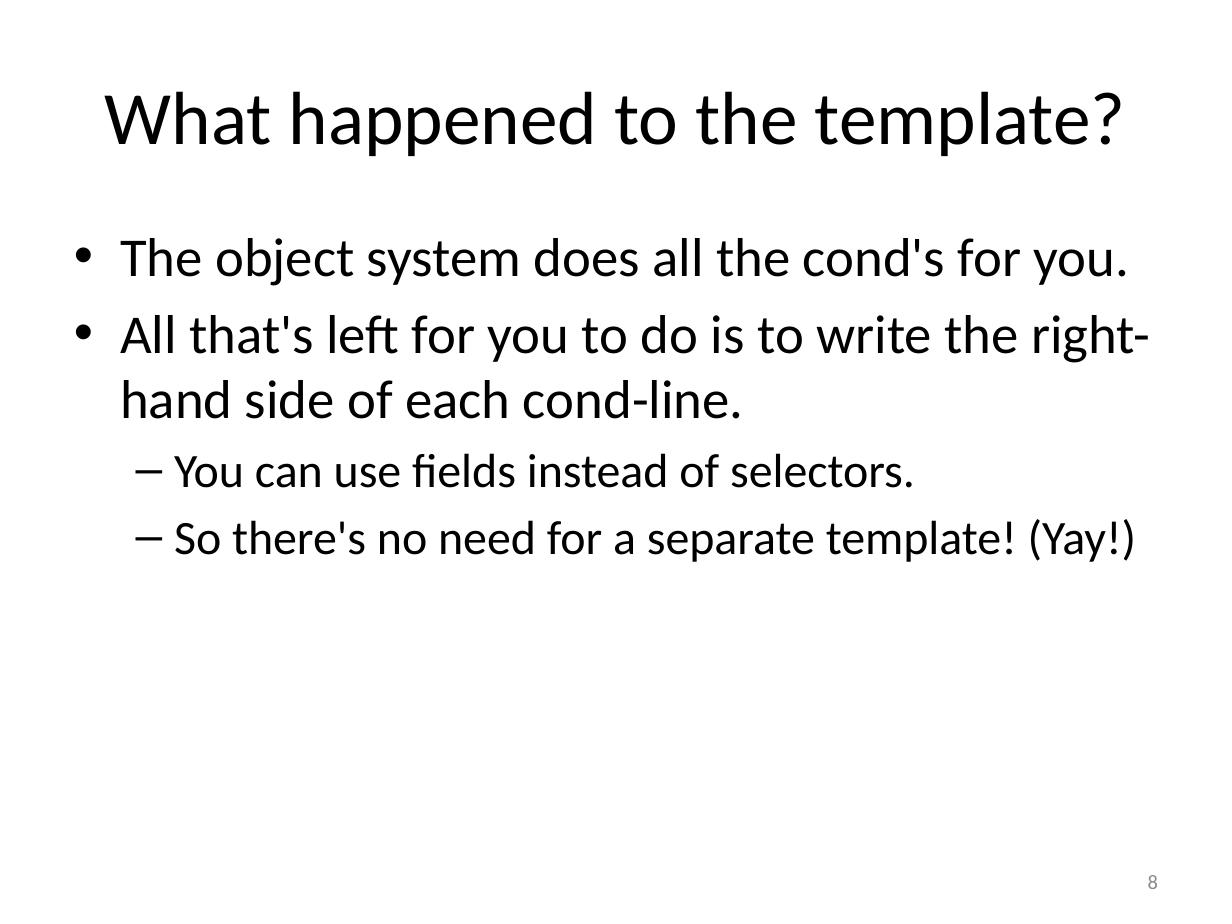
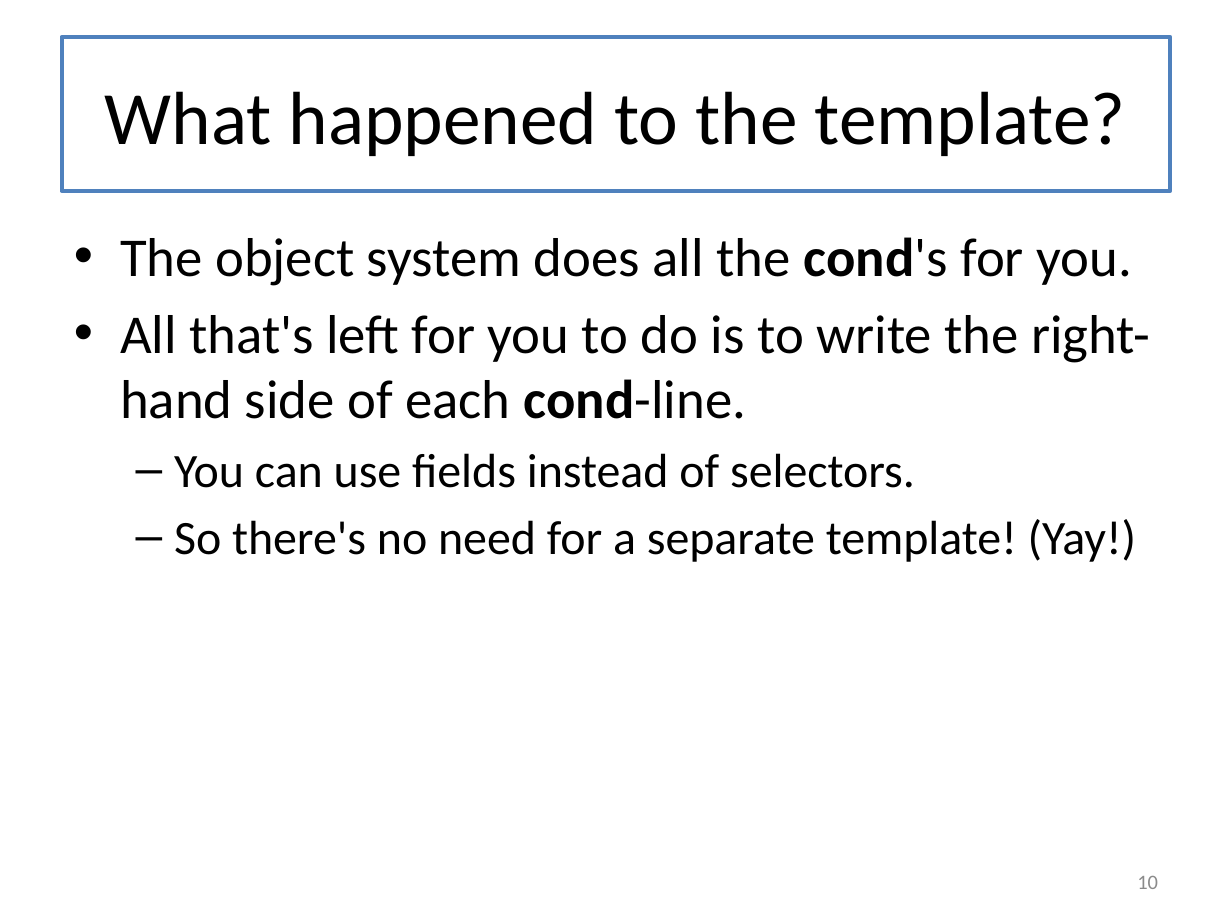
Before and after one commit to mwand/cs5010f16, a slide deck: slide 10 of Slides/Lesson 9.5 The Design Recipe Using Classes.pptx (slide 8 before the commit). Drawn at 1232x924 pixels with LibreOffice and Linux fonts; fonts in the diff are those of the drawing. Boxes give left, top, right and bottom in pixels: in the first picture for what was removed or moved away, otherwise in the second. Text is boxed around its words. In the diff, an @@ line names an element or a change of style, - is before the commit and + after.

```diff
--- a/Slides/Lesson 9.5 The Design Recipe Using Classes.pptx
+++ b/Slides/Lesson 9.5 The Design Recipe Using Classes.pptx
@@ title "What happened to the template?": place and size @@
-title "What happened to the template?" at <box>105,91,1126,156</box>
+title "What happened to the template?" at <box>62,37,1170,191</box>
@@ title "What happened to the template?" at <box>62,37,1170,191</box>: fill none to #FFFFFF; outline none to #4F81BD 2.25 pt @@
@@ text at <box>120,237,1150,419</box>: bold on in "cond's", "cond-line." @@
@@ page number at <box>1137,876,1158,889</box>: text changed @@
-8
+10
```
Also in this commit, not shown: 20 other slides changed, 5 slides added, 6 slides removed, 10 other files.
